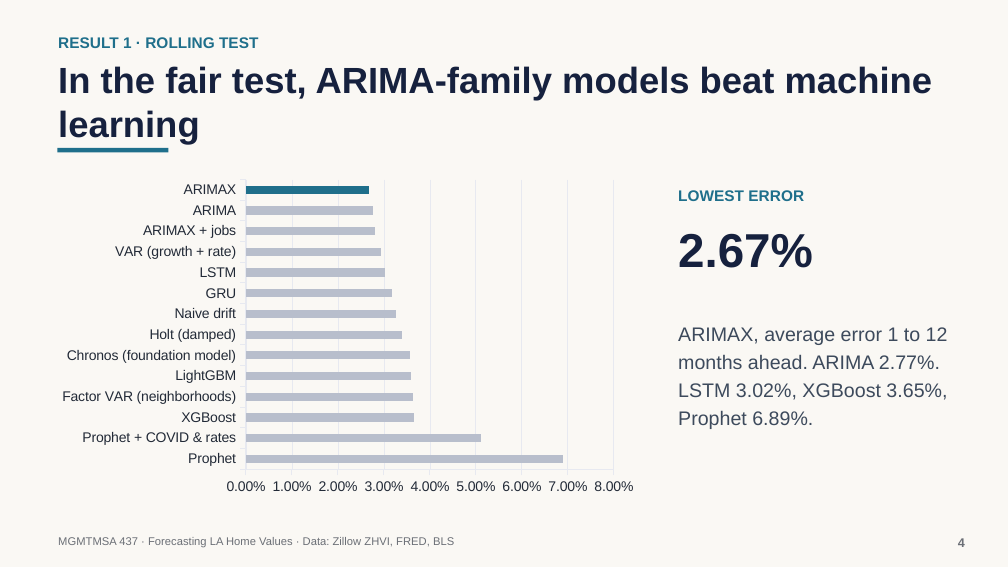
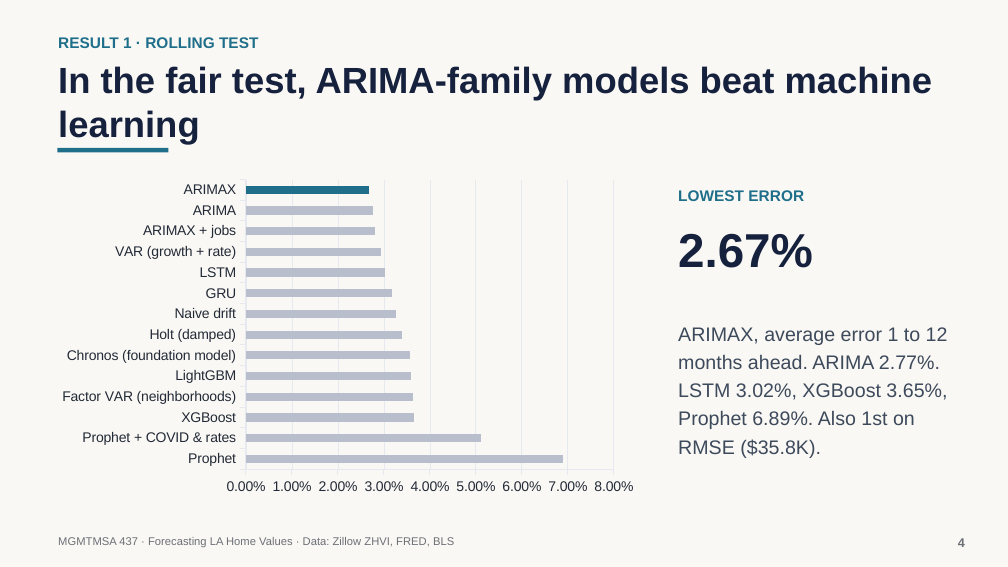
Before and after one commit to neiltd/la-housing-forecast, a slide deck: slide 4 of slides/LA_home_values_slides.pptx. Drawn at 1008x567 pixels with LibreOffice and Linux fonts; fonts in the diff are those of the drawing. Boxes give left, top, right and bottom in pixels: in the first picture for what was removed or moved away, otherwise in the second. Text is boxed around its words. In the diff, an @@ line names an element or a change of style, - is before the commit and + after.

```diff
--- a/slides/LA_home_values_slides.pptx
+++ b/slides/LA_home_values_slides.pptx
@@ text at (x1=678, y1=327, x2=948, y2=458): text changed @@
-ARIMAX, average error 1 to 12 months ahead. ARIMA 2.77%. LSTM 3.02%, XGBoost 3.65%, Prophet 6.89%.
+ARIMAX, average error 1 to 12 months ahead. ARIMA 2.77%. LSTM 3.02%, XGBoost 3.65%, Prophet 6.89%. Also 1st on RMSE ($35.8K).
```
Also in this commit, not shown: 1 other slide changed, 8 other files.
